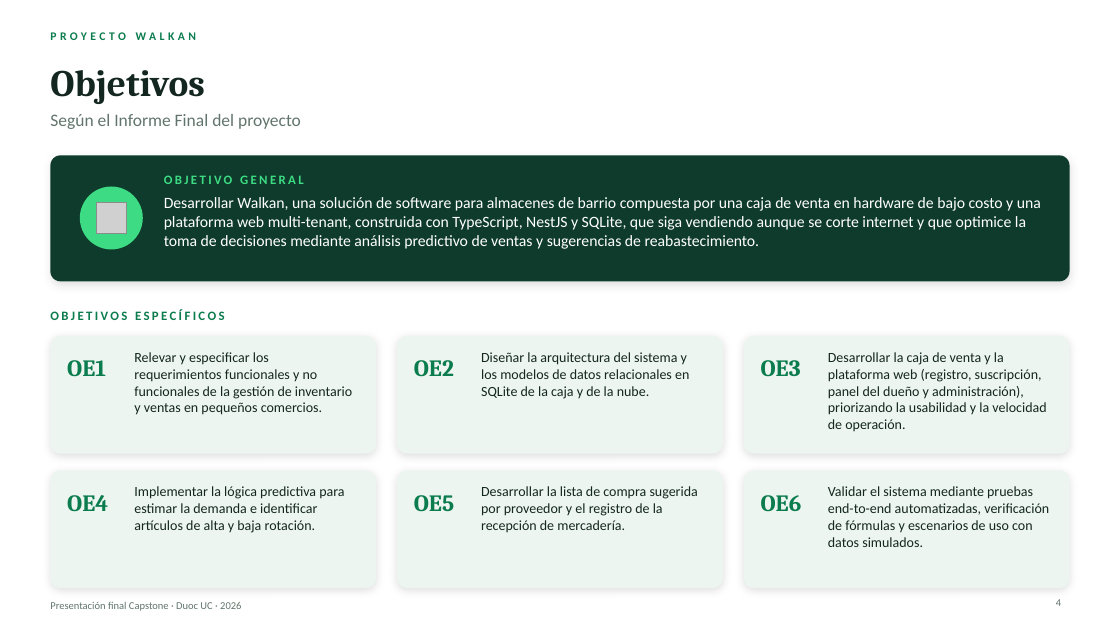
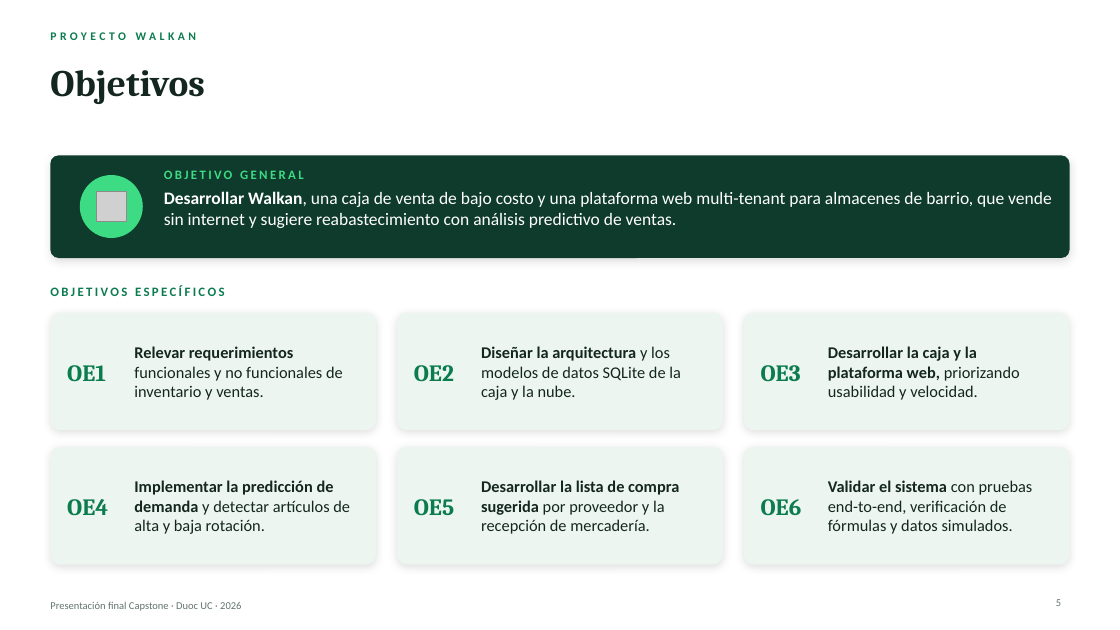
Before and after one commit to Chazito/Walkan, a slide deck: slide 5 of Fase 3/Evidencias Grupales/Presentacion Final.pptx (slide 4 before the commit). Drawn at 1120x630 pixels with LibreOffice and Linux fonts; fonts in the diff are those of the drawing; grey boxes stand for pictures; background and template pictures are left out. Boxes give left, top, right and bottom in pixels: in the first picture for what was removed or moved away, otherwise in the second. Text is boxed around its words. In the diff, an @@ line names an element or a change of style, - is before the commit and + after.

Commit message:
Cambios a ppt final
Acortar el texto en slide 5

```diff
--- a/Fase 3/Evidencias Grupales/Presentacion Final.pptx
+++ b/Fase 3/Evidencias Grupales/Presentacion Final.pptx
@@ text removed at (50, 114, 301, 129) @@
-Según el Informe Final del proyecto
@@ rounded rectangle: place and size @@
-rounded rectangle at (50, 155, 1070, 281)
+rounded rectangle at (50, 155, 1070, 258)
@@ ellipse: place and size @@
-ellipse at (80, 187, 143, 250)
+ellipse at (80, 175, 143, 238)
@@ text "OBJETIVO GENERAL": place and size @@
-text "OBJETIVO GENERAL" at (164, 175, 304, 184)
+text "OBJETIVO GENERAL" at (164, 170, 304, 179)
@@ picture: place and size @@
-picture at (97, 203, 127, 234)
+picture at (97, 192, 127, 222)
@@ text at (164, 191, 1051, 228): text changed; size 13.5 to 15 pt @@
-Desarrollar Walkan, una solución de software para almacenes de barrio compuesta por una caja de venta en hardware de bajo costo y una plataforma web multi-tenant, construida con TypeScript, NestJS y SQLite, que siga vendiendo aunque se corte internet y que optimice la toma de decisiones mediante análisis predictivo de ventas y sugerencias de reabastecimiento.
+Desarrollar Walkan, una caja de venta de bajo costo y una plataforma web multi-tenant para almacenes de barrio, que vende sin internet y sugiere reabastecimiento con análisis predictivo de ventas.
@@ text at (134, 346, 343, 400): text changed; size 12 to 14 pt @@
-Relevar y especificar los requerimientos funcionales y no funcionales de la gestión de inventario y ventas en pequeños comercios.
+Relevar requerimientos funcionales y no funcionales de inventario y ventas.
@@ text at (481, 346, 681, 400): text changed; size 12 to 14 pt @@
-Diseñar la arquitectura del sistema y los modelos de datos relacionales en SQLite de la caja y de la nube.
+Diseñar la arquitectura y los modelos de datos SQLite de la caja y la nube.
@@ text at (828, 346, 1020, 400): text changed; size 12 to 14 pt; bold on @@
-Desarrollar la caja de venta y la plataforma web (registro, suscripción, panel del dueño y administración), priorizando la usabilidad y la velocidad de operación.
+Desarrollar la caja y la plataforma web, priorizando usabilidad y velocidad.
@@ 6 rounded rectangles, 1 text: place and size @@
-6 rounded rectangles, 1 text at (50, 309, 1070, 588)
+6 rounded rectangles, 1 text at (50, 286, 1070, 565)
@@ vertical alignment top to middle in 6 elements at (481, 480, 679, 534), (481, 346, 681, 400), (828, 480, 1033, 534), (134, 346, 343, 400), (828, 346, 1020, 400), (134, 480, 350, 534) @@
@@ text at (134, 480, 350, 534): text changed; size 12 to 14 pt @@
-Implementar la lógica predictiva para estimar la demanda e identificar artículos de alta y baja rotación.
+Implementar la predicción de demanda y detectar artículos de alta y baja rotación.
@@ text at (481, 480, 679, 534): text changed; size 12 to 14 pt @@
-Desarrollar la lista de compra sugerida por proveedor y el registro de la recepción de mercadería.
+Desarrollar la lista de compra sugerida por proveedor y la recepción de mercadería.
@@ 6 texts: place and size @@
-6 texts at (67, 360, 802, 512)
+6 texts at (67, 365, 802, 516)
@@ text at (828, 480, 1033, 534): text changed; size 12 to 14 pt @@
-Validar el sistema mediante pruebas end-to-end automatizadas, verificación de fórmulas y escenarios de uso con datos simulados.
+Validar el sistema con pruebas end-to-end, verificación de fórmulas y datos simulados.
```
Also in this commit, not shown: 4 other slides changed, 1 slide added.
